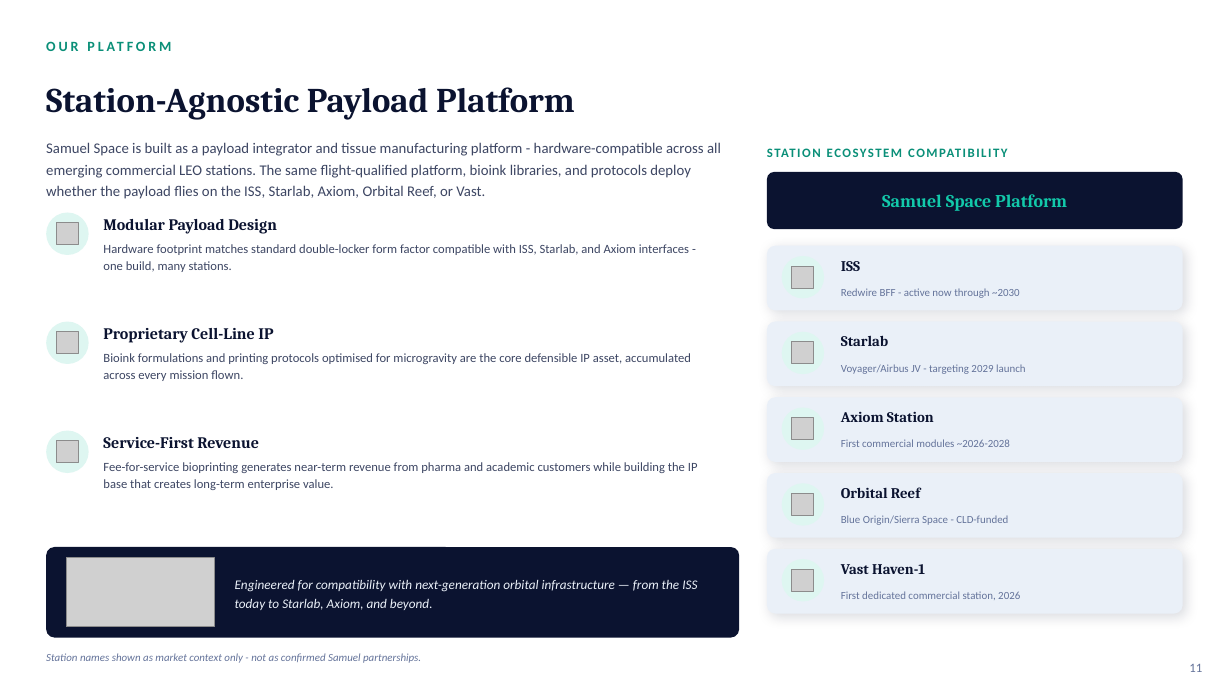
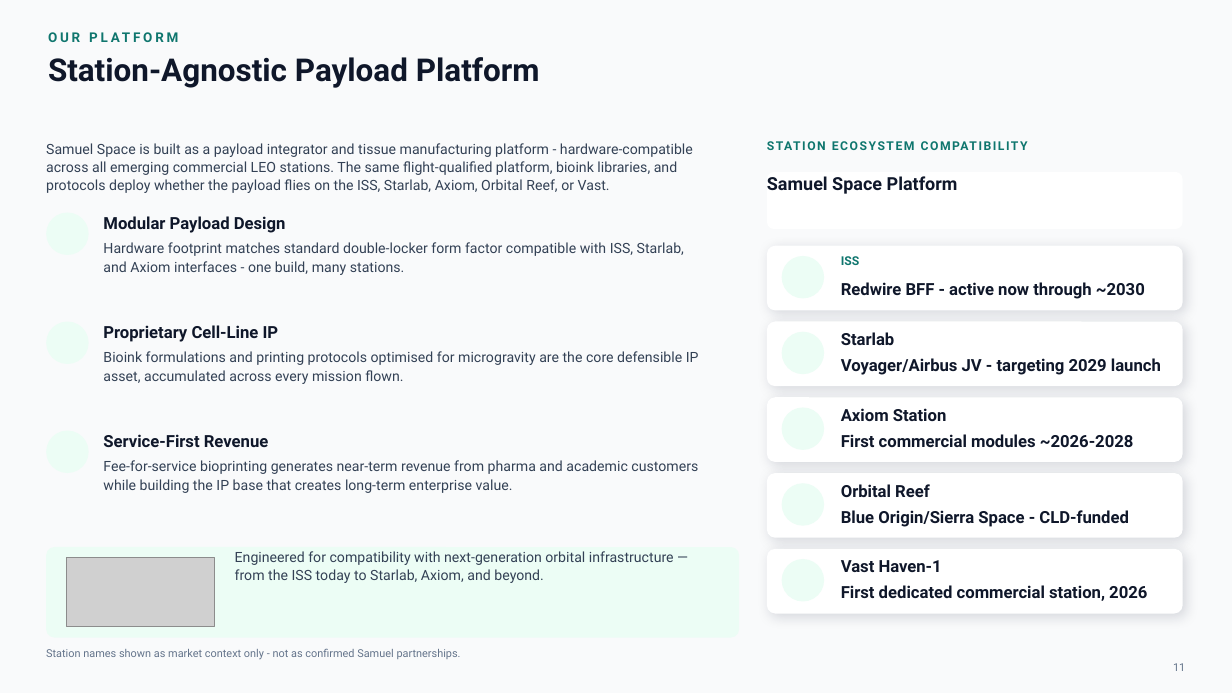
Before and after one commit to anthonyleedu/anthonyleedu, a slide deck: slide 11 of Samuel Space Organ and Tissue Engineering - Investor Presentation (2).pptx. Drawn at 1232x693 pixels with LibreOffice and Linux fonts; fonts in the diff are those of the drawing; grey boxes stand for pictures. Boxes give left, top, right and bottom in pixels: in the first picture for what was removed or moved away, otherwise in the second. Text is boxed around its words. In the diff, an @@ line names an element or a change of style, - is before the commit and + after.

```diff
--- a/Samuel Space Organ and Tissue Engineering - Investor Presentation (2).pptx
+++ b/Samuel Space Organ and Tissue Engineering - Investor Presentation (2).pptx
@@ background #FFFFFF to #F9FAFB @@
@@ text "OUR PLATFORM" at [48,26,1171,48]: size 11 to 10.5 pt, font Calibri to Roboto, text colour #0A8F78 to #0F766E @@
@@ text "Station-Agnostic Payload Platform": place and size @@
-text "Station-Agnostic Payload Platform" at [46,87,575,120]
+text "Station-Agnostic Payload Platform" at [48,57,540,88]
@@ text "Station-Agnostic Payload Platform" at [48,57,540,88]: size 27 to 24.5 pt, font Cambria to Roboto, text colour #0B1330 to #0F172A; vertical alignment middle to top @@
@@ text "Samuel Space is built as ..." at [46,143,693,193]: size 11.5 to 11 pt, font Calibri to Roboto, text colour #3D4663 to #334155; line spacing 1.22 to 1.08; vertical alignment middle to top @@
@@ text "STATION ECOSYSTEM COMPATIBILITY" at [767,139,1183,166]: size 10 to 9.5 pt, font Calibri to Roboto, text colour #0A8F78 to #0F766E; vertical alignment middle to top @@
@@ text "Samuel Space Platform" at [767,176,958,194]: font Cambria to Roboto, text colour #12C9AA to #0F172A; alignment centre to left; line spacing 1 to 1.02; vertical alignment middle to top @@
@@ rounded rectangle at [767,172,1183,229]: fill #0B1330 to #FFFFFF @@
@@ picture removed at [56,223,79,245] @@
@@ picture removed at [792,266,814,288] @@
@@ text "ISS" at [841,256,859,265]: size 11.5 to 9.5 pt, font Cambria to Roboto, text colour #0B1330 to #0F766E; vertical alignment middle to top @@
@@ picture removed at [56,332,79,354] @@
@@ picture removed at [792,342,814,364] @@
@@ picture removed at [792,418,814,440] @@
@@ picture removed at [56,441,79,463] @@
@@ size 12.5 to 13 pt, font Cambria to Roboto, text colour #0B1330 to #0F172A; vertical alignment middle to top in 3 elements at [103,216,286,233], [103,325,279,342], [103,434,269,447] @@
@@ size 9.8 to 11 pt, font Calibri to Roboto, text colour #3D4663 to #334155; line spacing 1.14 to 1.08 in 3 elements at [103,242,684,275], [103,351,699,384], [103,460,698,493] @@
@@ picture removed at [792,494,814,516] @@
@@ rounded rectangle at [46,547,739,638]: fill #0B1330 to #ECFDF5 @@
@@ text "Engineered for compatibility with next-generation ..." at [235,551,674,583]: size 10.3 to 11 pt, font Calibri to Roboto, text colour #EAF0F8 to #334155, italic off; line spacing 1.22 to 1.08; vertical alignment middle to top @@
@@ fill #EAF0F8 to #FFFFFF in 5 elements at [767,246,1183,311], [767,322,1183,386], [767,397,1183,462], [767,473,1183,538], [767,549,1183,614] @@
@@ fill #DEF6F1 to #ECFDF5 in 8 elements at [46,213,89,255], [46,322,89,364], [46,431,89,473], [782,256,824,299], [782,332,824,374], [782,408,824,450], [782,483,824,526], [782,559,824,602] @@
@@ picture removed at [792,569,814,592] @@
@@ size 11.5 to 13 pt, font Cambria to Roboto, text colour #0B1330 to #0F172A; vertical alignment middle to top in 4 elements at [841,332,895,345], [841,408,947,421], [841,484,930,497], [841,560,942,572] @@
@@ size 8.5 to 13 pt, font Calibri to Roboto, text colour #64739A to #0F172A, bold on; vertical alignment middle to top in 5 elements at [841,282,1145,299], [841,358,1161,375], [841,434,1134,447], [841,510,1129,527], [841,585,1147,601] @@
@@ text "Station names shown as market ..." at [46,649,461,659]: font Calibri to Roboto, text colour #64739A to #64748B, italic off; vertical alignment middle to top @@
@@ text "11" at [1173,663,1185,671]: size 10 to 8.5 pt, font Calibri to Roboto, text colour #64739A to #64748B; alignment right to centre @@
```
Also in this commit, not shown: 20 other slides changed.
